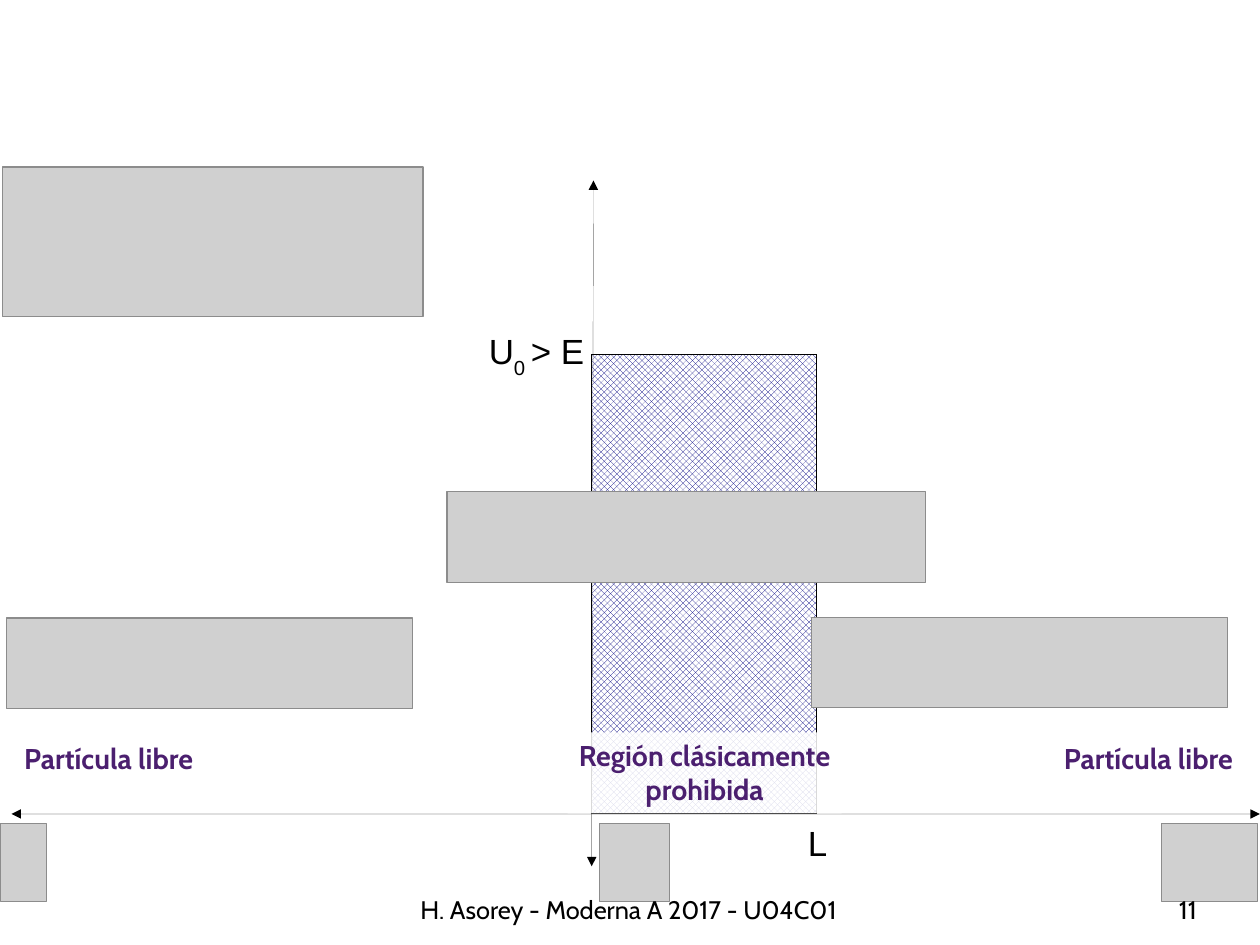
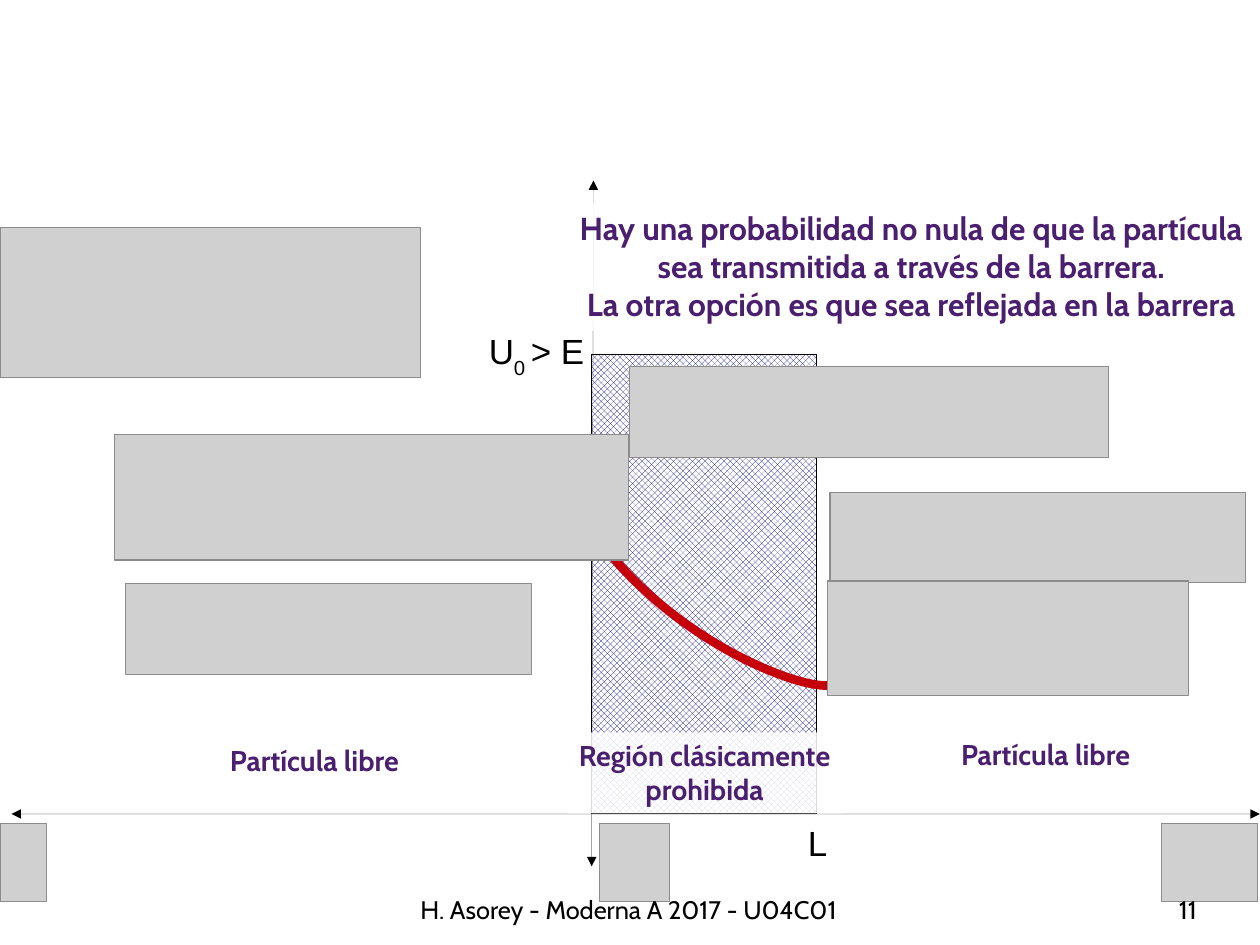
Before and after one commit to asoreyh/unrn-moderna-a, a slide deck: slide 11 of clases/moderna-a-2017-U04C02-1605-barreras.odp. Drawn at 1260x945 pixels with LibreOffice and Linux fonts; fonts in the diff are those of the drawing; grey boxes stand for pictures; background and template pictures are left out. Boxes give left, top, right and bottom in pixels: in the first picture for what was removed or moved away, otherwise in the second. Text is boxed around its words. In the diff, an @@ line names an element or a change of style, - is before the commit and + after.

```diff
--- a/clases/moderna-a-2017-U04C02-1605-barreras.odp
+++ b/clases/moderna-a-2017-U04C02-1605-barreras.odp
@@ picture: place and size @@
-picture at box(2, 167, 423, 317)
+picture at box(0, 228, 421, 377)
@@ text added at box(580, 216, 1242, 324), 20 pt, text #4B1F6F, bold @@
+Hay una probabilidad no nula de que la partícula
+sea transmitida a través de la barrera.
+La otra opción es que sea reflejada en la barrera
@@ picture: place and size @@
-picture at box(447, 492, 926, 582)
+picture at box(630, 367, 1109, 457)
@@ picture added at box(114, 434, 629, 560) @@
@@ freeform shape added at box(575, 503, 835, 686), outline #C5000B 5.5 pt @@
@@ picture: place and size @@
-picture at box(812, 617, 1228, 708)
+picture at box(830, 493, 1246, 583)
@@ picture: place and size @@
-picture at box(7, 619, 413, 709)
+picture at box(126, 584, 532, 675)
@@ picture added at box(828, 581, 1189, 695) @@
@@ text "Partícula libre": place and size @@
-text "Partícula libre" at box(24, 747, 193, 770)
+text "Partícula libre" at box(230, 749, 399, 772)
@@ text "Partícula libre": place and size @@
-text "Partícula libre" at box(1064, 747, 1233, 770)
+text "Partícula libre" at box(961, 743, 1130, 766)
```
Also in this commit, not shown: 1 other file.
